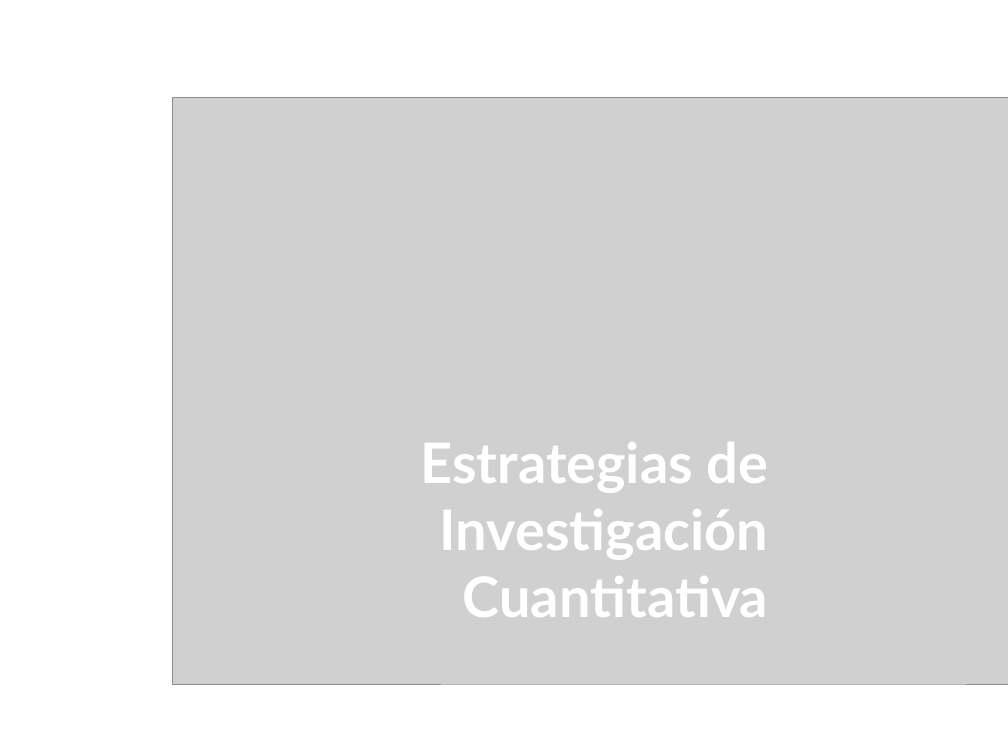
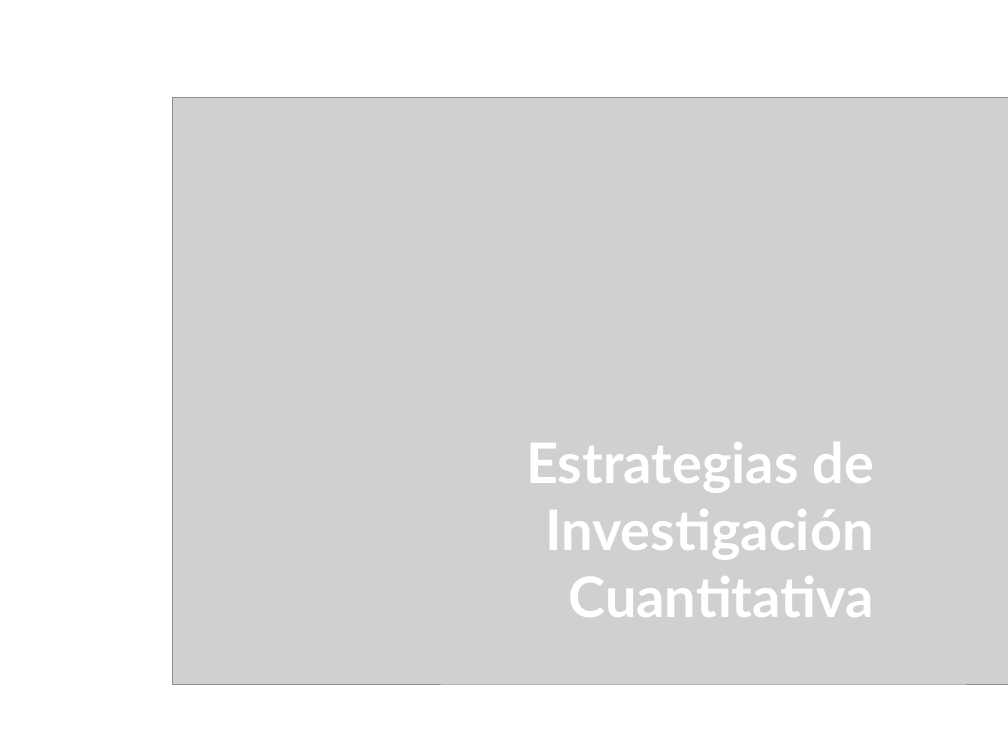
Before and after one commit to juancarloscastillo/estrategias-ic, a slide deck: slide 1 of public/images/varias.odp. Drawn at 1008x756 pixels with LibreOffice and Linux fonts; fonts in the diff are those of the drawing; grey boxes stand for pictures. Boxes give left, top, right and bottom in pixels: in the first picture for what was removed or moved away, otherwise in the second. Text is boxed around its words. In the diff, an @@ line names an element or a change of style, - is before the commit and + after.

```diff
--- a/public/images/varias.odp
+++ b/public/images/varias.odp
@@ text "Estrategias de": place and size @@
-text "Estrategias de" at box(421, 442, 769, 617)
+text "Estrategias de" at box(526, 442, 875, 617)
```
Also in this commit, not shown: 2 slides added, 34 other files.
